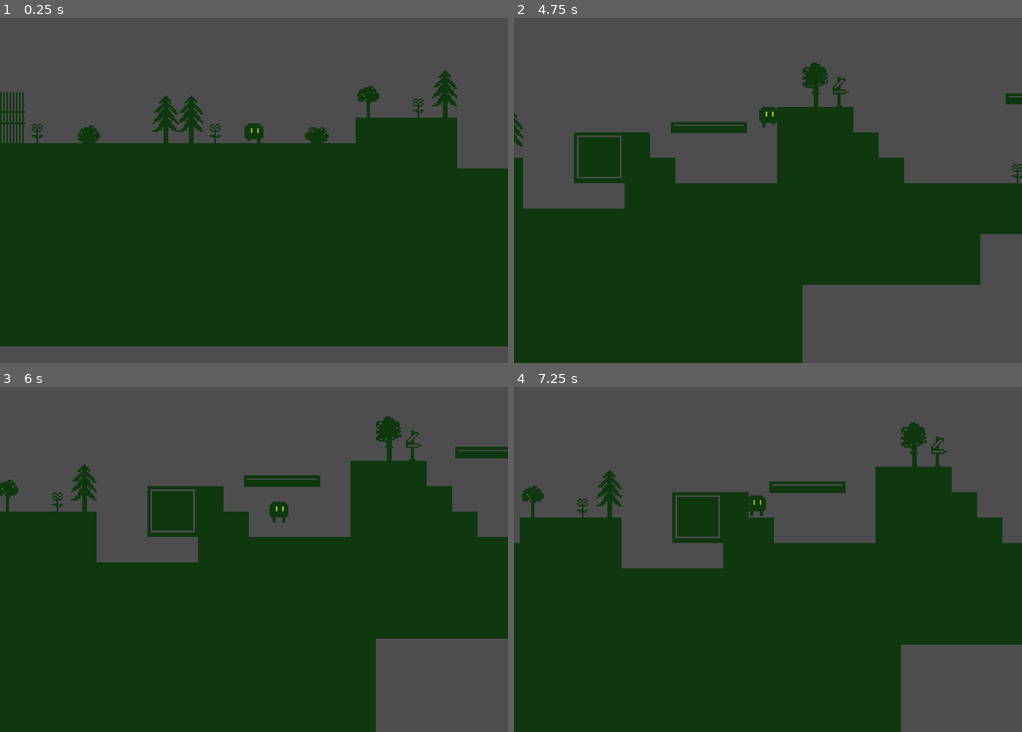
Above: before the commit, frames 1-4 (two rows, left to right).
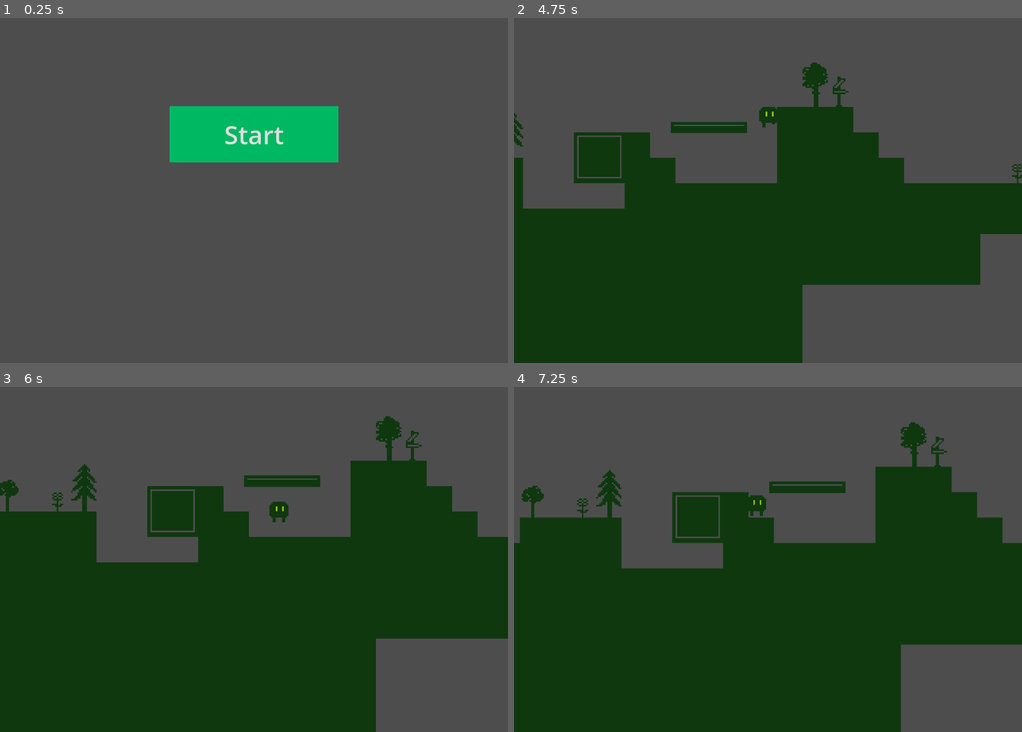
Above: after the commit, the same moments.

Repository: adityalohuni/gamejam_21NOV
Game: Godot game, scene res://scene/main_menu.tscn
The game is run twice, just before and just after one commit, with the same random seed, the same clock (stepped at 60 frames per second) and the same inputs. Before the commit the project starts from res://scene/game.tscn.
Inputs (mouse positions are in pixels of both pictures, inside the frame that each line leads up to):
- Up to frame 1 (0.25 s): no input
- Up to frame 2 (4.75 s): click (768, 135) at 0.5 s, where only the run after the commit has a clickable "Start"; tap Enter (ui_accept) at 1.25, 1.52, 2.27, 3.77, 4.52 s; hold Right (ui_right) 1.28-2.78 s; hold Left (ui_left) 2.78-3.53 s; hold Right (ui_right) from 3.53 s (still down)
- Up to frame 3 (6 s): release Right (ui_right) at 5.03 s; hold Left (ui_left) 5.03-5.78 s; tap Enter (ui_accept) at 5.27 s; hold Right (ui_right) from 5.78 s (still down)
- Up to frame 4 (7.25 s): release Right (ui_right) at 6.53 s; hold Left (ui_left) from 6.53 s (still down); tap Enter (ui_accept) at 6.77 s

The runs differ from the first frame. In frame 1, 65% of the frame differs, in the area x 0-100%, y 15-96%; in frame 2, less than 0.1%; in frame 3, 0.3%; in frame 4, nothing differs.

Commit message:
the game_over_to_menu button still doesn't work. And I don't wanna read doc, its over for now

Diff:
--- a/project.godot
+++ b/project.godot
@@ -11,7 +11,7 @@
 [application]
 
 config/name="Новый игровой проект"
-run/main_scene="uid://cq00bdd0f44ow"
+run/main_scene="uid://bo0lpq4356m83"
 config/features=PackedStringArray("4.5", "Forward Plus")
 config/icon="res://icon.svg"
 
--- /dev/null
+++ b/scene/game_over.tscn
@@ -0,0 +1,46 @@
+
+[gd_scene load_steps=2 format=3 uid="uid://bq7mmx35bpm6w"]
+
+[ext_resource type="Script" uid="uid://game_over_script" path="res://scripts/game_over.gd" id="1_gameover"]
+
+[node name="GameOver" type="Control"]
+layout_mode = 3
+anchors_preset = 15
+anchor_right = 1.0
+anchor_bottom = 1.0
+grow_horizontal = 2
+grow_vertical = 2
+script = ExtResource("1_gameover")
+pause_mode = 2
+
+[node name="Background" type="ColorRect" parent="."]
+layout_mode = 3
+anchors_preset = 15
+anchor_right = 1.0
+anchor_bottom = 1.0
+grow_horizontal = 2
+grow_vertical = 2
+color = Color(0, 0, 0, 0.6)
+
+[node name="VBox" type="VBoxContainer" parent="."]
+layout_mode = 1
+anchors_preset = 8
+anchor_left = 0.5
+anchor_top = 0.5
+anchor_right = 0.5
+anchor_bottom = 0.5
+offset_left = -200.0
+offset_top = -80.0
+offset_right = 200.0
+offset_bottom = 80.0
+
+[node name="Label" type="Label" parent="VBox"]
+text = "Game Over"
+align = 1
+valign = 1
+custom_fonts/font_size = 48
+
+[node name="MenuButton" type="Button" parent="VBox"]
+text = "Main Menu"
+
+[connection signal="pressed" from="MenuButton" to="." method="_on_go_to_main_menu_pressed"]
--- /dev/null
+++ b/scene/main_menu.tscn
@@ -0,0 +1,34 @@
+[gd_scene load_steps=3 format=3 uid="uid://bo0lpq4356m83"]
+
+[ext_resource type="Script" uid="uid://0rky658ovba2" path="res://scripts/main_menu.gd" id="1_3er1b"]
+
+[sub_resource type="StyleBoxFlat" id="StyleBoxFlat_hxu56"]
+bg_color = Color(8.663535e-07, 0.7170206, 0.384556, 1)
+
+[node name="MainMenu" type="Control"]
+layout_mode = 3
+anchors_preset = 15
+anchor_right = 1.0
+anchor_bottom = 1.0
+grow_horizontal = 2
+grow_vertical = 2
+script = ExtResource("1_3er1b")
+
+[node name="Button" type="Button" parent="."]
+layout_mode = 1
+anchors_preset = 8
+anchor_left = 0.5
+anchor_top = 0.5
+anchor_right = 0.5
+anchor_bottom = 0.5
+offset_left = -213.0
+offset_top = -71.0
+offset_right = 213.0
+offset_bottom = 71.0
+grow_horizontal = 2
+grow_vertical = 2
+theme_override_font_sizes/font_size = 64
+theme_override_styles/normal = SubResource("StyleBoxFlat_hxu56")
+text = "Start"
+
+[connection signal="pressed" from="Button" to="." method="_on_start_botton_pressed"]
--- /dev/null
+++ b/scripts/game_over.gd
@@ -0,0 +1,25 @@
+extends Control
+
+
+func _on_go_to_main_menu_pressed() -> void:
+	# Ensure the tree is unpaused then go to main menu scene.
+	get_tree().paused = false
+	# Adjust the path below if your main menu scene is at a different location.
+	# Godot 4: use change_scene_to_file
+	get_tree().change_scene_to_file("res://scene/main_menu.tscn")
+
+func _ready() -> void:
+	# When this scene is loaded on its own (game over scene), show the UI.
+	# If you use this as an overlay inside the game scene, you can call
+	# `show_game_over()` instead to both show and pause the game.
+		# When configured in the scene the Control will process while paused.
+		# (We avoid referencing PauseMode here to keep the linter quiet.)
+	visible = true
+
+func show_game_over() -> void:
+	visible = true
+	# Do not pause the entire scene tree here — pausing prevents UI input
+	# in some editor/runtime setups and editing .tscn files is avoided per request.
+	# If you want the game to stop when showing the Game Over UI, handle
+	# pausing in the scene that calls `show_game_over()` (for example, disable
+	# player processing or physics there).
--- /dev/null
+++ b/scripts/main_menu.gd
@@ -0,0 +1,7 @@
+extends Control
+
+
+func _on_start_botton_pressed() -> void:
+	# Change to the game scene. Adjust path if your scene is elsewhere.
+	# Godot 4: use change_scene_to_file
+	get_tree().change_scene_to_file("res://scene/game.tscn")
--- a/scripts/player.gd
+++ b/scripts/player.gd
@@ -9,12 +9,34 @@
 @export var wall_slide_speed: float = 50.0
 @export var wall_slide_gravity_scale: float = 0.35
 
+# Health system (new)
+signal health_changed(current: int, max: int)
+signal died()
+
+@export var max_health: int = 5
+@export var invincibility_time: float = 0.5
+@export var knockback_force: Vector2 = Vector2(150, -180)
+
+# death by falling threshold (new)
+@export var fall_death_y: float = 500.0
+@export var use_viewport_fall_death: bool = false
+@export var fall_death_margin: float = 200.0
+
+var current_health: int
+var invincible_timer: float = 0.0
+
 var jumps_remaining: int
 
 func _ready() -> void:
 	jumps_remaining = max_jumps
+	current_health = max_health
+	emit_signal("health_changed", current_health, max_health)
 
 func _physics_process(delta: float) -> void:
+	# invincibility timer
+	if invincible_timer > 0.0:
+		invincible_timer = max(invincible_timer - delta, 0.0)
+
 	# Gravity / wallslide handling
 	var direction := Input.get_axis("ui_left", "ui_right")
 	var on_wall := is_on_wall() and not is_on_floor() and velocity.y > 0
@@ -50,3 +72,55 @@
 		velocity.x = move_toward(velocity.x, 0, speed)
 
 	move_and_slide()
+
+	# Die if player falls below the configured Y threshold (new)
+	if use_viewport_fall_death:
+		# Calculate bottom of visible area in world coordinates and add a margin
+		var visible_rect := get_viewport().get_visible_rect()
+		var bottom := visible_rect.position.y + visible_rect.size.y
+		if global_position.y > bottom + fall_death_margin:
+			current_health = 0
+			emit_signal("health_changed", current_health, max_health)
+			print_debug("Player fell: y=", global_position.y, " bottom=", bottom, " margin=", fall_death_margin)
+			_die()
+			return
+	else:
+		if global_position.y > fall_death_y:
+			current_health = 0
+			emit_signal("health_changed", current_health, max_health)
+			print_debug("Player fell: y=", global_position.y, " threshold=", fall_death_y)
+			_die()
+			return
+
+# Health-related public API (new)
+
+func take_damage(amount: int = 1, from_position: Vector2 = Vector2.ZERO) -> void:
+	# ignore damage while invincible
+	if invincible_timer > 0.0:
+		return
+
+	current_health = max(current_health - amount, 0)
+	invincible_timer = invincibility_time
+	emit_signal("health_changed", current_health, max_health)
+
+	# simple knockback away from damage source if provided
+	if from_position != Vector2.ZERO:
+		var dir = sign(global_position.x - from_position.x)
+		velocity.x = dir * knockback_force.x
+		velocity.y = knockback_force.y
+
+	if current_health <= 0:
+		_die()
+
+func heal(amount: int = 1) -> void:
+	current_health = min(current_health + amount, max_health)
+	emit_signal("health_changed", current_health, max_health)
+
+func _die() -> void:
+	emit_signal("died")
+	# Change to a dedicated Game Over scene so the game scene is unloaded.
+	# Adjust the path below if your game_over scene is located elsewhere.
+	# if Engine.is_editor_hint():
+	# 	# Don't change scenes while editing in the editor.
+	# 	return
+	get_tree().change_scene_to_file("res://scene/game_over.tscn")
Not shown, added: scripts/game_over.gd.uid
Not shown, added: scripts/main_menu.gd.uid
